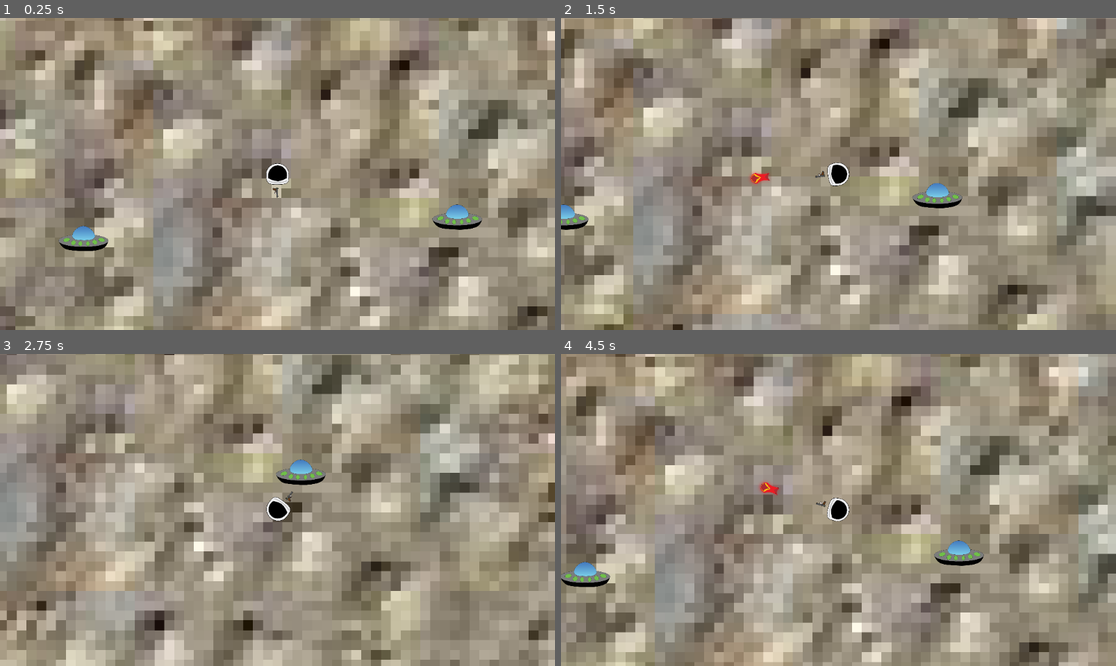
Above: before the commit, frames 1-4 (two rows, left to right).
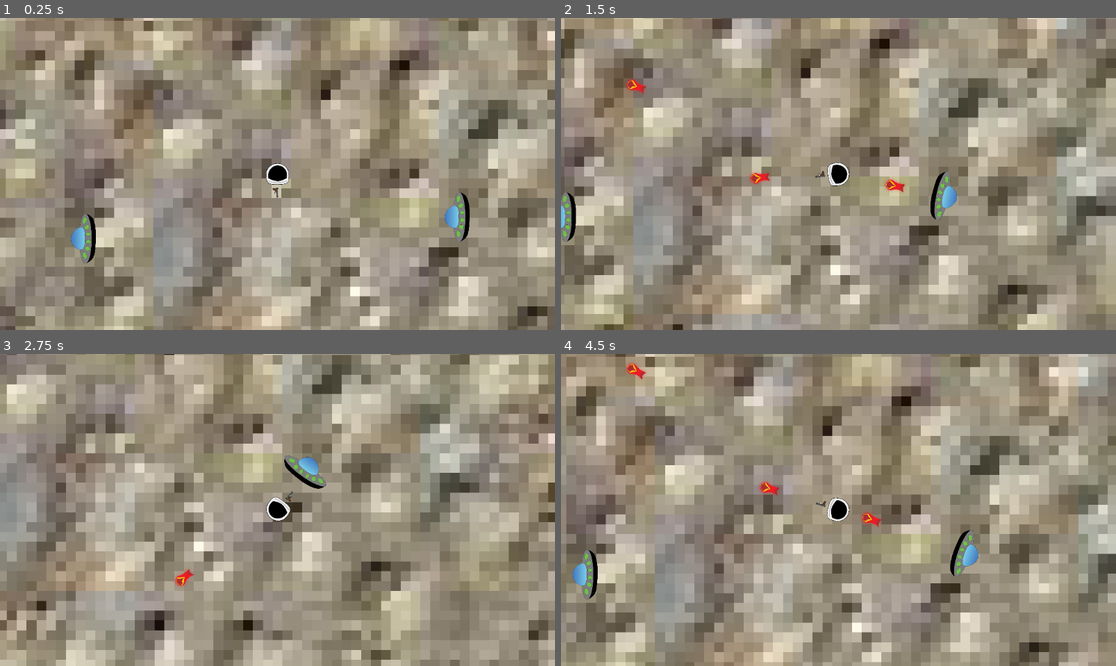
Above: after the commit, the same moments.

Repository: gkdjldgs/Spacegame
Game: Godot game, scene res://scripts/main.tscn
Same seed, same stepped clock (60 frames per second), same inputs: the game is played once before the commit and once after it.
Inputs (mouse positions are in pixels of both pictures, inside the frame that each line leads up to):
- Up to frame 1 (0.25 s): no input
- Up to frame 2 (1.5 s): tap Enter at 0.5 s; move the mouse to (960, 158) at 0.52 s; hold D (right) 0.53-1.28 s; click (960, 158) at 0.6 s; move the mouse to (727, 189) at 1.27 s; hold S (down) from 1.28 s (still down); click (727, 189) at 1.35 s
- Up to frame 3 (2.75 s): move the mouse to (333, 441) at 2.02 s; release S (down) at 2.03 s; hold D (right) from 2.03 s (still down); tap Alt at 2.1 s; click (333, 441) at 2.3 s
- Up to frame 4 (4.5 s): move the mouse to (810, 572) at 2.77 s; release D (right) at 2.78 s; hold W (up) 2.78-3.53 s; tap Shift at 2.85 s; click (810, 572) at 3.05 s; move the mouse to (1005, 556) at 3.52 s; hold A (left) from 3.53 s (still down); click (1005, 556) at 3.6 s; move the mouse to (672, 463) at 4.27 s; click (672, 463) at 4.35 s

The runs differ from the first frame. In frame 1, 1.1% of the frame differs, in the area x 10-87%, y 55-79%; in frame 2, 1.2%; in frame 3, 0.6%; in frame 4, 1.4%, in the area x 0-77%, y 2-79%.

Commit message:
There is hope
The tutorial actually worked this time?? Enemies actually face and shoot the player using an autoload thata a global to send signals throughout the game to all the nodes? Thats crazy

Diff:
--- a/scripts/AI.gd
+++ b/scripts/AI.gd
@@ -3,7 +3,7 @@
 signal state_changed(new_state)
 
 @onready var detection = $Detectioner
-@onready var clone = $NODE2D
+var actor = null
 
 var target: CharacterBody2D
 
@@ -22,13 +22,15 @@
 			pass
 		State.ATTACK:
 			if player != null and weapon != null:
+				actor.rotation = actor.global_position.direction_to(player.global_position).angle()
 				weapon.shoot()
 			else:
 				print('no weapon or player')
 		_:
 			print('nostateforenemy')
 
-func set_weapon(weapon: Weapon):
+func initialize(actor, weapon: Weapon):
+	self.actor = actor
 	self.weapon = weapon
 
 func set_state(new_state: int):
--- a/scripts/autoload.gd
+++ b/scripts/autoload.gd
@@ -4,3 +4,5 @@
 @onready var damage = 1
 @onready var score = 0
 @onready var player_position = Vector2(0,0)
+
+signal bullet_fired(bullet, position, direction)
--- a/scripts/bullet.gd
+++ b/scripts/bullet.gd
@@ -24,4 +24,5 @@
 func _on_area_entered(area: Area2D) -> void:
 	if area.has_method('handle_hit'):
 		area.handle_hit()
+		print('quack')
 		self.queue_free()
--- a/scripts/character_body_2d.gd
+++ b/scripts/character_body_2d.gd
@@ -1,12 +1,11 @@
 extends CharacterBody2D
 class_name Player
-signal bulletfired(bullet, position, direction)
+
 var speed = 30
 @onready var health = $health
 @onready var weapon = $weapon
 
-func _ready() -> void:
-	weapon.connect('weapon_fired',shoot)
+
 func _process(delta: float) -> void:
 	look_at(get_global_mouse_position())
 
@@ -27,8 +26,5 @@
 	if event.is_action_released("click"):
 		weapon.shoot()
 
-func shoot(bullet, location: Vector2, direction: Vector2):
-	emit_signal('bulletfired',bullet, location, direction)
-
 func player_hit():
 	health.health -= 1
--- a/scripts/enemy.gd
+++ b/scripts/enemy.gd
@@ -6,7 +6,7 @@
 @onready var weapon = $weapon
 
 func _ready() -> void:
-	AI.set_weapon(weapon)
+	AI.initialize(self, weapon)
 
 func handle_hit():
 	health -= autoload.damage
--- a/scripts/enemy.tscn
+++ b/scripts/enemy.tscn
@@ -17,13 +17,14 @@
 script = ExtResource("1_4gyqm")
 
 [node name="weapon" parent="." instance=ExtResource("2_wvybr")]
-position = Vector2(-10, 8)
+position = Vector2(5, 0)
 
 [node name="health" parent="." instance=ExtResource("4_t1ujs")]
 health = 5
 
 [node name="Sprite2D" type="Sprite2D" parent="."]
 position = Vector2(-1, 0)
+rotation = 4.712389
 scale = Vector2(0.03, 0.03)
 texture = ExtResource("1_7k104")
 
--- a/scripts/main.gd
+++ b/scripts/main.gd
@@ -3,7 +3,7 @@
 @onready var player: Player = $player
 
 func _ready() -> void:
-	player.connect("bulletfired",bullet_manager.handle_bullet_spawned)
+	autoload.connect("bullet_fired",bullet_manager.handle_bullet_spawned)
 
 
 # Called every frame. 'delta' is the elapsed time since the previous frame.
--- a/scripts/weapon.gd
+++ b/scripts/weapon.gd
@@ -1,7 +1,7 @@
 extends Node2D
 class_name Weapon
 
-signal weapon_fired(bullet, location, direction)
+
 @export var bullet = preload('res://scripts/bullet.tscn')
 @onready var gunend = $Marker2D
 @onready var gundirection = $Marker2D2
@@ -12,7 +12,7 @@
 	if AttackCooldown.is_stopped():
 		var bullet_instance = bullet.instantiate()
 		var direction = (gundirection.global_position - gunend.global_position).normalized()
-		emit_signal("weapon_fired",bullet_instance,gunend.global_position,direction)
+		autoload.emit_signal("bullet_fired",bullet_instance,gunend.global_position,direction)
 		AttackCooldown.start()
 	else:
 		pass
